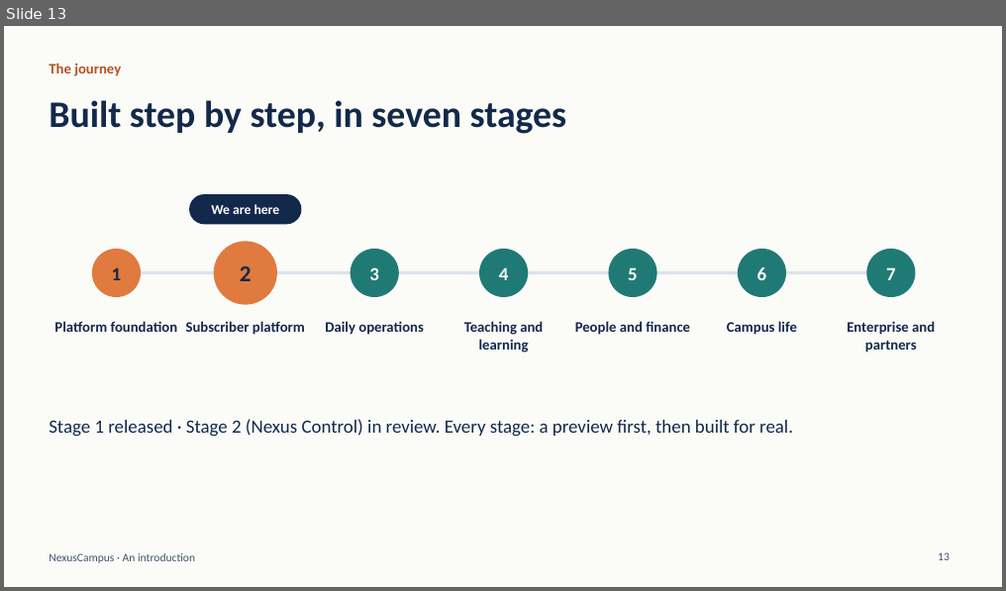
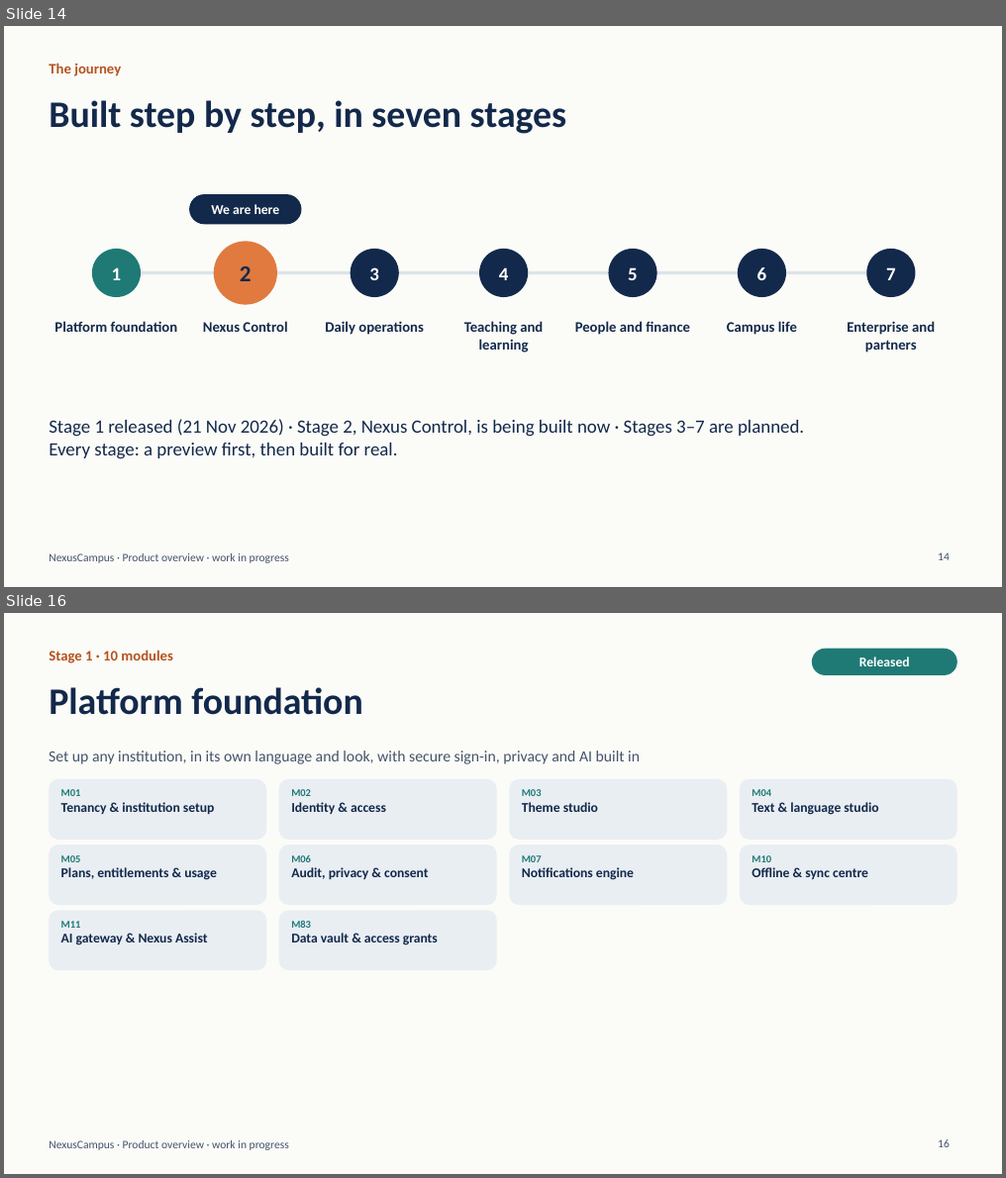
Before and after one commit to kathiravan348/NexusCampus-AI, a slide deck: docs/presentation/NexusCampus-Introduction.pptx. Shown one above the other, each under a label of ours: slide 13 before the commit, slides 14 and 16 after it; the slides between them are not shown. The pictures are 1006x591 and 1006x1178 pixels, drawn with LibreOffice and Linux fonts; fonts in the diff are those of the drawing. Boxes give left, top, right and bottom in pixels: in the first picture for what was removed or moved away, otherwise in the second. Text is boxed around its words. In the diff, an @@ line names an element or a change of style, - is before the commit and + after.

```diff
--- a/docs/presentation/NexusCampus-Introduction.pptx
+++ b/docs/presentation/NexusCampus-Introduction.pptx
@@ slide 16 added at box(4, 613, 1002, 1174), background #FBFBF8; not listed: 1 template element that a slide beside it also shows @@
@@ text added at box(49, 650, 173, 663), 14 pt, text #B4531F, bold @@
+Stage 1 · 10 modules
@@ rounded rectangle added at box(812, 649, 957, 675), fill #1F7A75, 13 pt, text #FFFFFF, bold @@
+Released
@@ title added at box(49, 687, 362, 715), 36 pt, text #13294B, bold @@
+Platform foundation
@@ text added at box(49, 751, 640, 764), 15 pt, text #44546A @@
+Set up any institution, in its own language and look, with secure sign-in, privacy and AI built in
@@ rounded rectangle added at box(49, 779, 266, 840), fill #E9EEF3 @@
@@ text added at box(61, 789, 215, 814), 13 pt, text #13294B, bold @@
+M01
+Tenancy & institution setup
@@ rounded rectangle added at box(279, 779, 497, 840), fill #E9EEF3 @@
@@ text added at box(291, 789, 386, 814), 13 pt, text #13294B, bold @@
+M02
+Identity & access
@@ rounded rectangle added at box(509, 779, 727, 840), fill #E9EEF3 @@
@@ text added at box(522, 789, 598, 812), 13 pt, text #13294B, bold @@
+M03
+Theme studio
@@ rounded rectangle added at box(740, 779, 957, 840), fill #E9EEF3 @@
@@ text added at box(751, 789, 878, 815), 13 pt, text #13294B, bold @@
+M04
+Text & language studio
@@ rounded rectangle added at box(49, 845, 266, 906), fill #E9EEF3 @@
@@ rounded rectangle added at box(279, 845, 497, 906), fill #E9EEF3 @@
@@ rounded rectangle added at box(509, 845, 727, 906), fill #E9EEF3 @@
@@ rounded rectangle added at box(740, 845, 957, 906), fill #E9EEF3 @@
@@ text added at box(61, 856, 217, 880), 13 pt, text #13294B, bold @@
+M05
+Plans, entitlements & usage
@@ text added at box(291, 856, 428, 879), 13 pt, text #13294B, bold @@
+M06
+Audit, privacy & consent
@@ text added at box(522, 856, 634, 880), 13 pt, text #13294B, bold @@
+M07
+Notifications engine
@@ text added at box(751, 856, 868, 879), 13 pt, text #13294B, bold @@
+M10
+Offline & sync centre
@@ rounded rectangle added at box(49, 910, 266, 970), fill #E9EEF3 @@
@@ text added at box(61, 921, 207, 946), 13 pt, text #13294B, bold @@
+M11
+AI gateway & Nexus Assist
@@ rounded rectangle added at box(279, 910, 497, 970), fill #E9EEF3 @@
@@ text added at box(291, 921, 438, 946), 13 pt, text #13294B, bold @@
+M83
+Data vault & access grants
@@ page number added at box(938, 1140, 949, 1148), 11 pt, text #44546A @@
+16
@@ what was slide 13 is now slide 14 @@
@@ slide 14 changed as well @@
@@ ellipse "1" at box(92, 249, 141, 297): text colour #13294B to #FFFFFF; fill #E07A3F to #1F7A75 @@
@@ text colour #FBFBF8 to #FFFFFF; fill #1F7A75 to #13294B in 5 elements at box(350, 249, 399, 297), box(479, 249, 528, 297), box(608, 249, 656, 297), box(738, 249, 786, 297), box(867, 249, 916, 297) @@
@@ text at box(203, 321, 287, 332): text changed @@
-Subscriber platform
+Nexus Control
@@ text at box(49, 419, 804, 460): text changed @@
-Stage 1 released · Stage 2 (Nexus Control) in review. Every stage: a preview first, then built for real.
+Stage 1 released (21 Nov 2026) · Stage 2, Nexus Control, is being built now · Stages 3–7 are planned. Every stage: a preview first, then built for real.
@@ text at box(49, 554, 289, 564): text changed @@
-NexusCampus · An introduction
+NexusCampus · Product overview · work in progress
@@ page number at box(938, 553, 949, 561): text changed @@
-13
+14
```
Also in this commit, not shown: 13 other slides changed, 10 other slides added, 2 other files.
